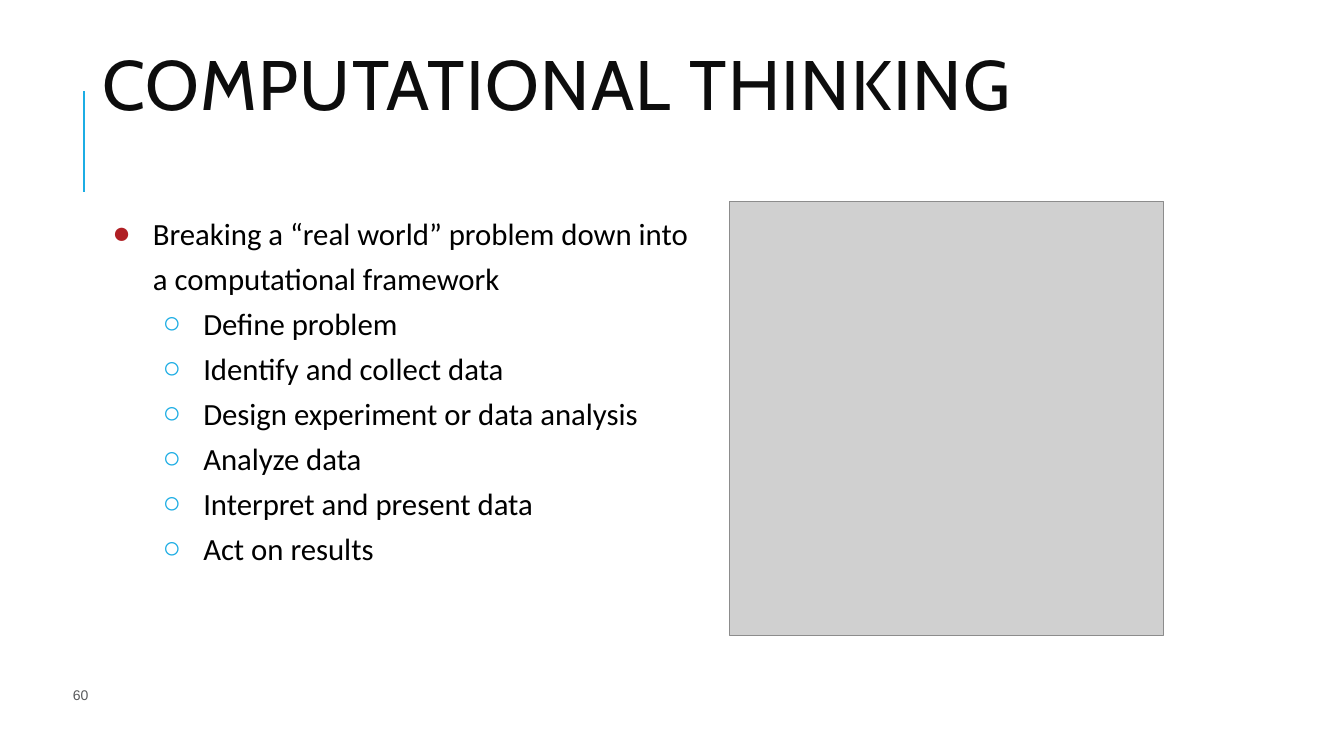
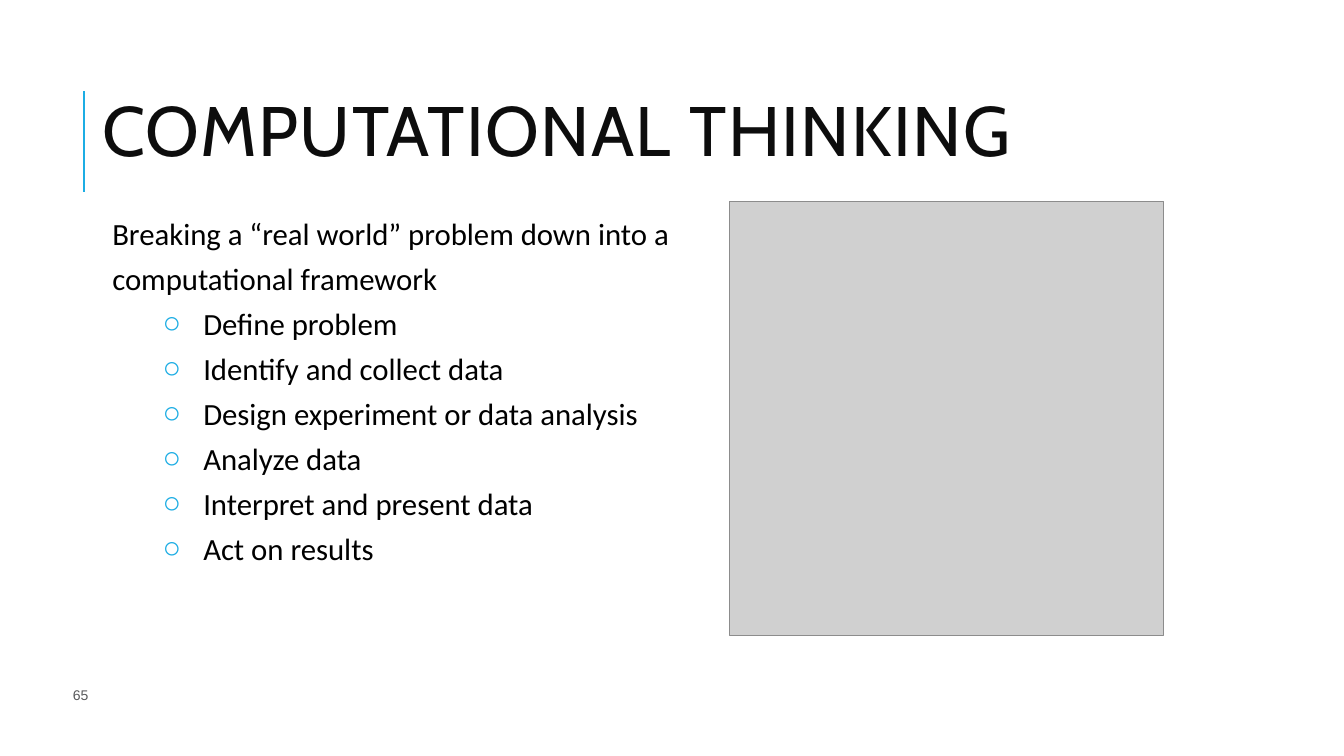
Before and after one commit to pcmathias/MSACL-data-literacy, a slide deck: slide 65 of presentations/DS 100 - Data Literacy and Management Basics.pptx (slide 60 before the commit). Drawn at 1344x756 pixels with LibreOffice and Linux fonts; fonts in the diff are those of the drawing; grey boxes stand for pictures; background and template pictures are left out. Boxes give left, top, right and bottom in pixels: in the first picture for what was removed or moved away, otherwise in the second. Text is boxed around its words. In the diff, an @@ line names an element or a change of style, - is before the commit and + after.

```diff
--- a/presentations/DS 100 - Data Literacy and Management Basics.pptx
+++ b/presentations/DS 100 - Data Literacy and Management Basics.pptx
@@ title "COMPUTATIONAL THINKING": place and size @@
-title "COMPUTATIONAL THINKING" at bbox=[102, 60, 1010, 111]
+title "COMPUTATIONAL THINKING" at bbox=[102, 106, 1010, 157]
@@ text at bbox=[112, 223, 669, 295]: bullet ● to none @@
@@ page number at bbox=[73, 690, 89, 700]: text changed @@
-60
+65
```
Also in this commit, not shown: 13 other slides changed, 10 slides added.
